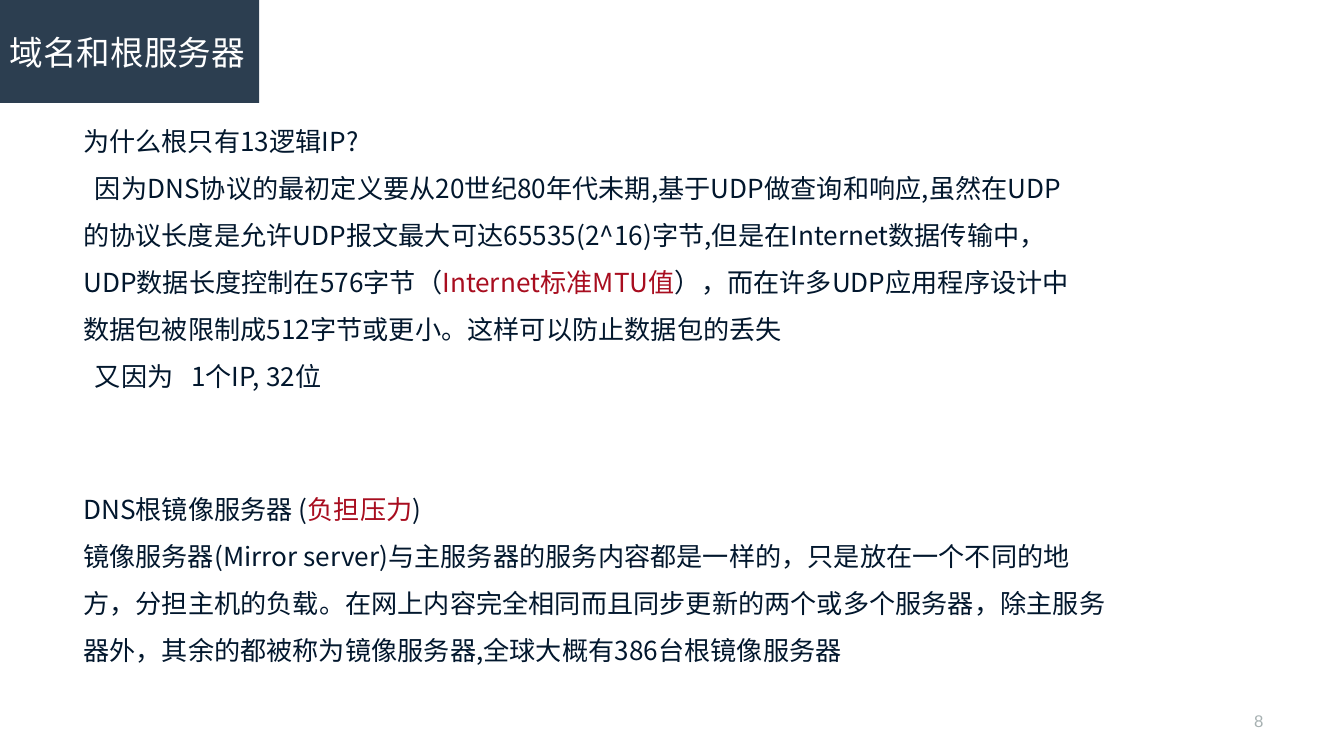
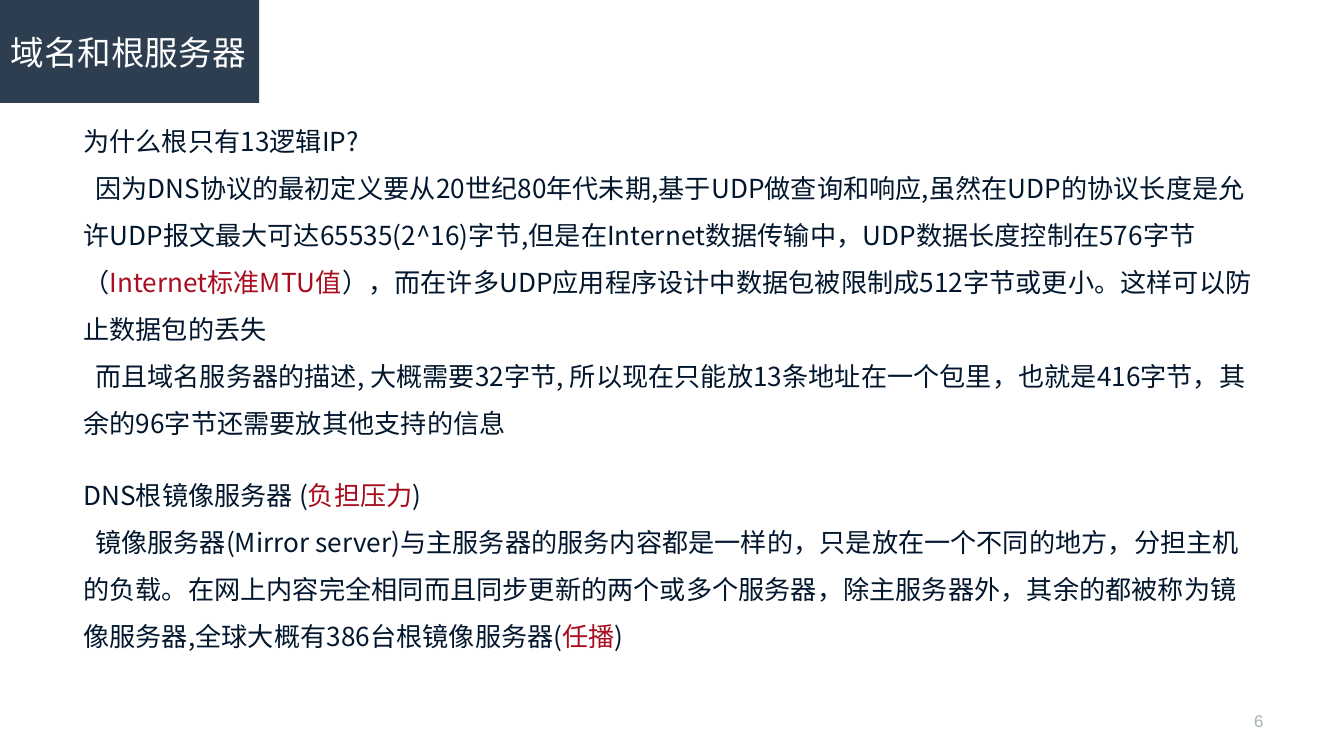
Before and after one commit to R-Lin/Simple_scripts, a slide deck: slide 6 of dns.ppt (slide 8 before the commit). Drawn at 1344x756 pixels with LibreOffice and Linux fonts; fonts in the diff are those of the drawing. Boxes give left, top, right and bottom in pixels: in the first picture for what was removed or moved away, otherwise in the second. Text is boxed around its words. In the diff, an @@ line names an element or a change of style, - is before the commit and + after.

```diff
--- a/dns.ppt
+++ b/dns.ppt
@@ text at [83, 364, 1245, 436]: text changed @@
-又因为 1个IP, 32位
+而且域名服务器的描述, 大概需要32字节, 所以现在只能放13条地址在一个包里，也就是416字节，其余的96字节还需要放其他支持的信息
@@ text "DNS根镜像服务器 (负担压力)": place and size @@
-text "DNS根镜像服务器 (负担压力)" at [83, 497, 1105, 665]
+text "DNS根镜像服务器 (负担压力)" at [83, 483, 1238, 651]
@@ text at [83, 530, 1238, 651]: text changed @@
-镜像服务器(Mirror server)与主服务器的服务内容都是一样的，只是放在一个不同的地方，分担主机的负载。在网上内容完全相同而且同步更新的两个或多个服务器，除主服务器外，其余的都被称为镜像服务器,全球大概有386台根镜像服务器
+镜像服务器(Mirror server)与主服务器的服务内容都是一样的，只是放在一个不同的地方，分担主机的负载。在网上内容完全相同而且同步更新的两个或多个服务器，除主服务器外，其余的都被称为镜像服务器,全球大概有386台根镜像服务器(任播)
```
Also in this commit, not shown: 9 other slides changed, 11 slides added, 5 slides removed.
